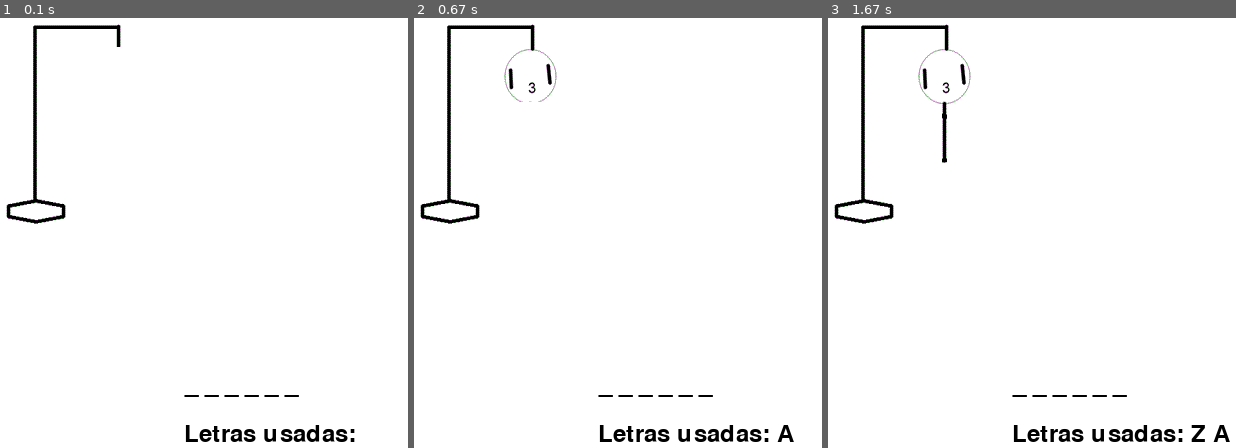
Above: before the commit, frames 1-3 (left to right).
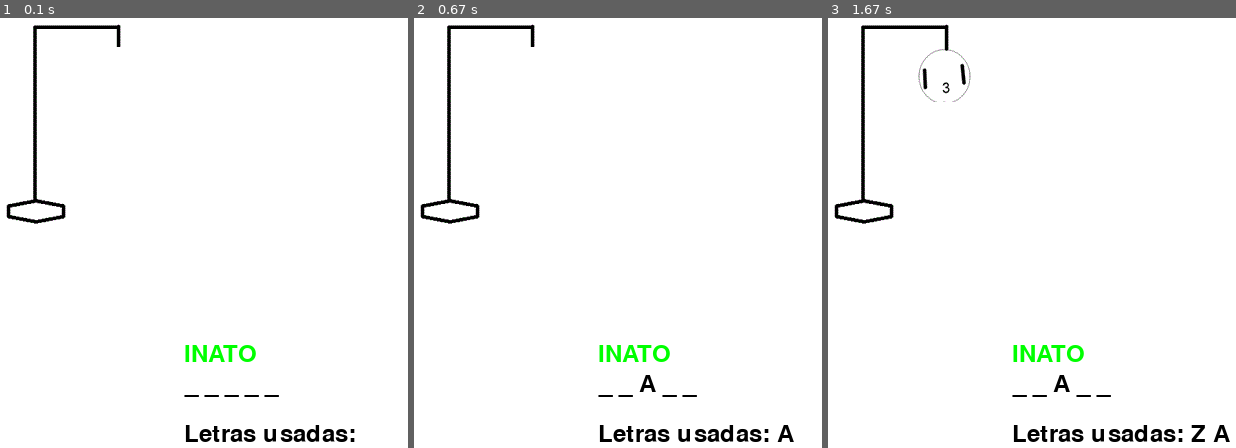
Above: after the commit, the same moments.

Repository: thvcorreia/Python_Game_Hangman
Game: pygame game, started from forca_pygame.py
The game is run twice, just before and just after one commit, with the same random seed, the same clock (stepped at 60 frames per second) and the same inputs.
Inputs:
- Up to frame 1 (0.1 s): no input
- Up to frame 2 (0.67 s): tap A at 0.33 s
- Up to frame 3 (1.67 s): tap Z at 0.67 s

The runs differ from the first frame. In frame 1, 0.4% of the frame differs, in the area x 45-74%, y 76-89%; in frame 2, 0.8%, in the area x 12-74%, y 6-89%; in frame 3, 0.7%.

Commit message:
Alterações

Diff:
--- a/forca_pygame.py
+++ b/forca_pygame.py
@@ -1,5 +1,6 @@
 import pygame
 import sys
+import models.words as mw
 
 # Inicializar o Pygame
 pygame.init()
@@ -20,7 +21,7 @@
 hangman_images = [pygame.image.load(f'media\hangman{i}.gif') for i in range(7)]
 
 # Definir variáveis do jogo
-word = "PYTHON"  # Palavra a ser adivinhada
+word = mw.remove_acentos(mw.gerar_palvra())  # Palavra a ser adivinhada
 guessed = ['_' for _ in word]  # Lista para controlar letras adivinhadas
 used_letters = set()  # Conjunto para letras já usadas
 wrong_attempts = 0  # Contador de tentativas erradas
@@ -36,14 +37,17 @@
     text_surface = font.render(text, True, color)
     screen.blit(text_surface, (x, y))
 
+
 # Loop principal do jogo
+
 running = True
+
 while running:
     screen.fill(WHITE)
 
     # Desenhar palavra a ser adivinhada
     draw_text(' '.join(guessed), BLACK, 280, 400)
-
+    draw_text(word, GREEN, 280, 370)
     # Desenhar letras já usadas
     draw_text('Letras usadas: ' + ' '.join(used_letters), BLACK, 280, 450)
 
@@ -55,7 +59,7 @@
         if event.type == pygame.QUIT:
             running = False
         elif event.type == pygame.KEYDOWN:
-            if event.key >= pygame.K_a and event.key <= pygame.K_z:
+            if pygame.K_a <= event.key <= pygame.K_z:
                 letter = chr(event.key).upper()  # Converter tecla pressionada em letra
                 if letter not in used_letters:
                     used_letters.add(letter)
@@ -69,8 +73,19 @@
     # Verificar se o jogador ganhou ou perdeu
     if '_' not in guessed:
         draw_text('Você ganhou!', GREEN, 300, 200)
+        draw_text(f'Teste', GREEN, 400, 300)
     elif wrong_attempts == 6:
         draw_text('Você perdeu!', RED, 300, 200)
+        draw_text('Deseja jogar novamente', RED, 300, 230)
+        draw_text('1 - Sim', RED, 300, 260)
+        draw_text('2 - Não', RED, 300, 290)
+        draw_text('= ' + ' '.join('Variavel aqui'), BLACK, 300, 320)
+        pygame.BU
+        for event in pygame.event.get():
+            if event.type == pygame.KEYUP:
+                if event.key == pygame.K_1:
+                    opcao = event.key
+                    pygame.init()
 
     pygame.display.flip()
     clock.tick(60)
--- a/models/words.py
+++ b/models/words.py
@@ -1,7 +1,7 @@
 import random
 from time import sleep
 from unicodedata import normalize
-import forca
+import pygame
 
 
 def gerar_palvra():
@@ -49,6 +49,6 @@
                         '2 - Desistir!\n = '))
     while decisao:
         if decisao == 1 or decisao == '1':
-            forca.game()
+            running = True
         else:
             exit()
